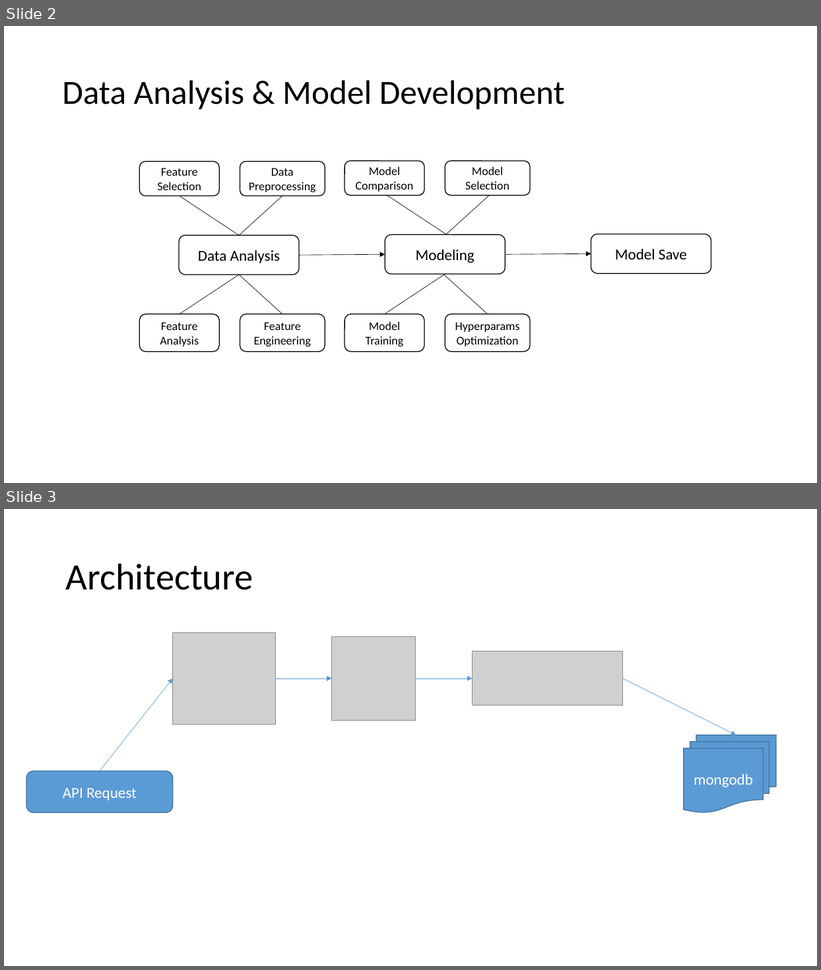
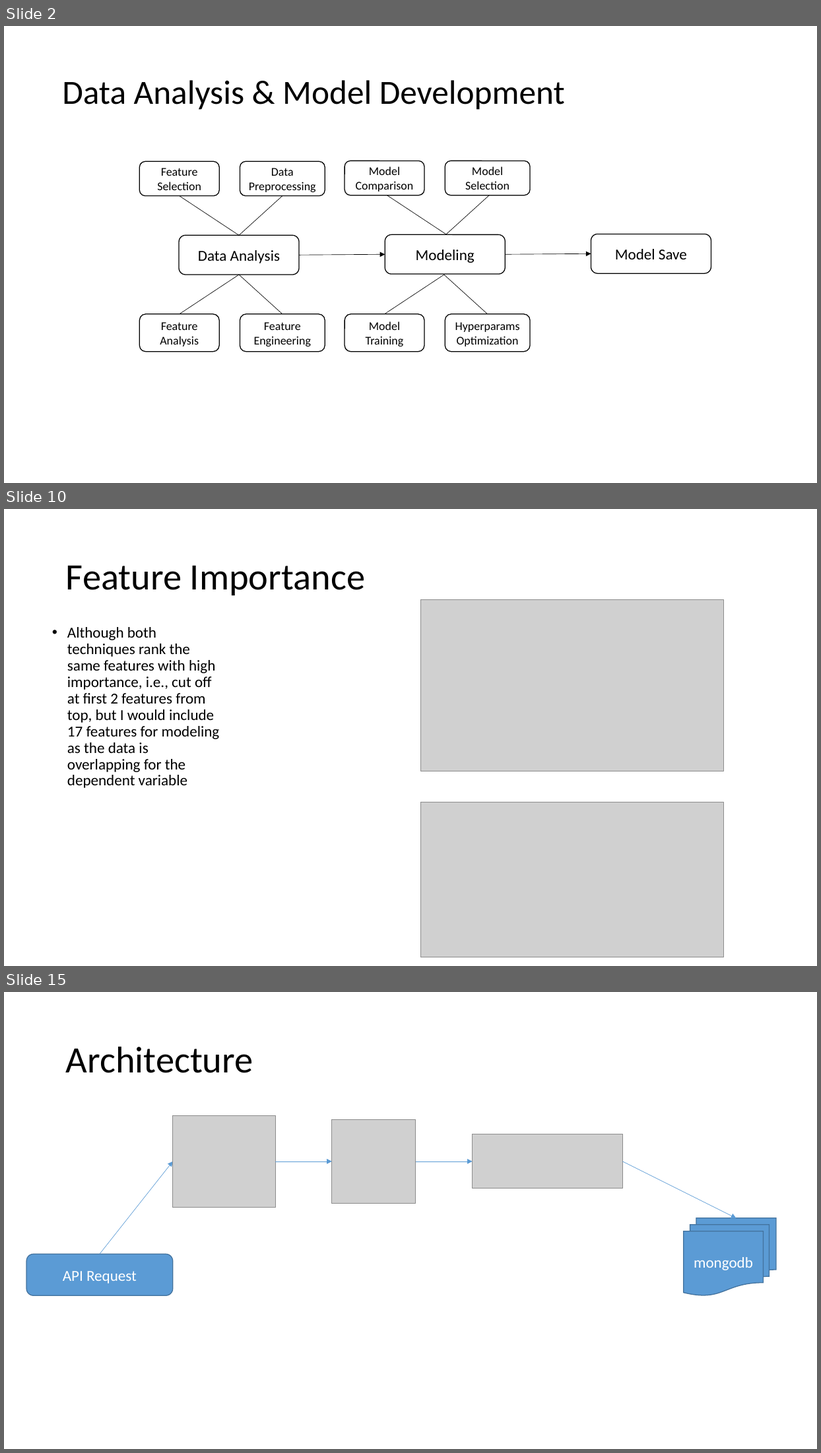
Before and after one commit to adilmukhtar82/PdM, a slide deck: docs/Presentation.pptx. Shown one above the other, each under a label of ours: slides 2 and 3 before the commit, slides 2, 10 and 15 after it; the slides between them are not shown. The pictures are 821x970 and 821x1453 pixels, drawn with LibreOffice and Linux fonts; fonts in the diff are those of the drawing; grey boxes stand for pictures. Boxes give left, top, right and bottom in pixels: in the first picture for what was removed or moved away, otherwise in the second. Text is boxed around its words. In the diff, an @@ line names an element or a change of style, - is before the commit and + after.

```diff
--- a/docs/Presentation.pptx
+++ b/docs/Presentation.pptx
@@ slide 10 added at (x1=4, y1=509, x2=817, y2=966), background #FFFFFF @@
@@ title added at (x1=66, y1=565, x2=365, y2=595), 44 pt, text #000000 @@
+Feature Importance
@@ picture added at (x1=421, y1=599, x2=724, y2=771) @@
@@ text added at (x1=67, y1=627, x2=220, y2=788), 18 pt, text #000000 @@
+• Although both techniques rank the same features with high importance, i.e., cut off at first 2 features from top, but I would include 17 features for modeling as the data is overlapping for the dependent variable
@@ picture added at (x1=421, y1=803, x2=724, y2=958) @@
@@ what was slide 3 is now slide 15 @@
```
Also in this commit, not shown: 1 slide changed, 11 other slides added, 3 other files.
